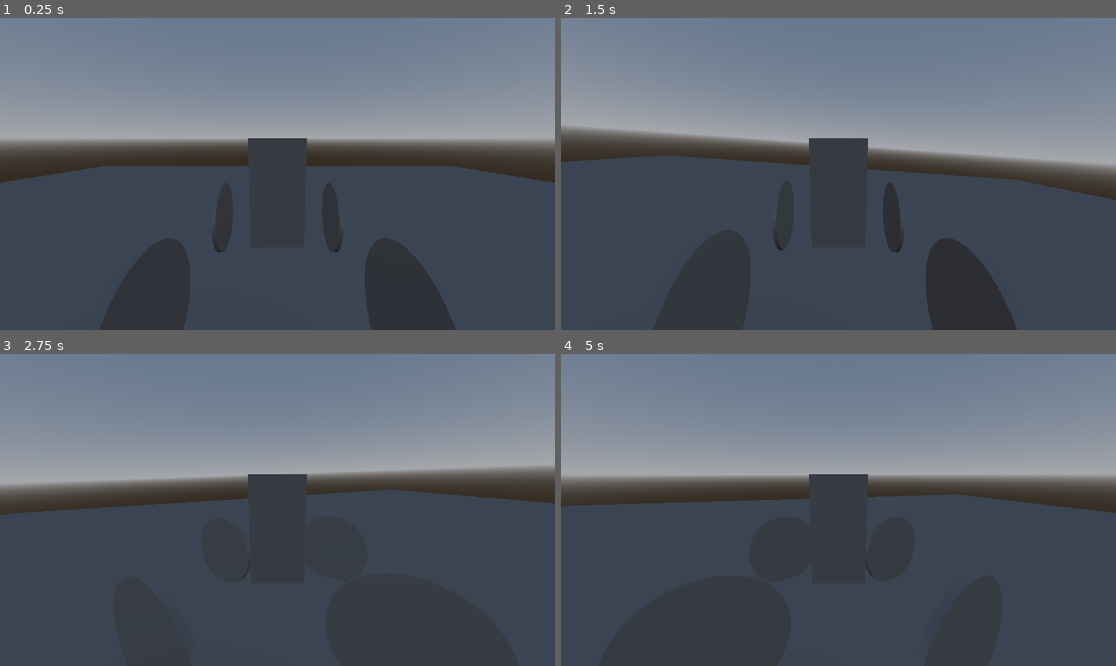
Above: before the commit, frames 1-4 (two rows, left to right).
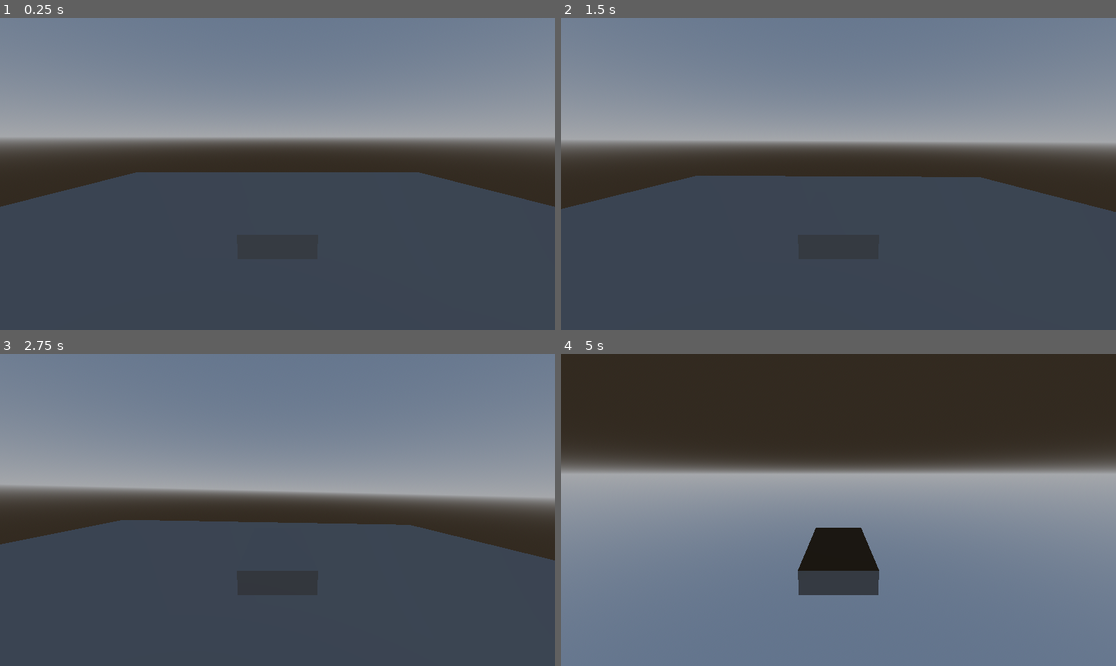
Above: after the commit, the same moments.

Repository: purpletissuebox/gwj80
Game: Godot game, scene res://levels/test_shop/world.tscn
Two runs of this game, one before a commit and one after it. Both use one fixed random seed, a clock stepped at 60 frames per second and the inputs below. This scene is started directly instead of the project's main scene.
Inputs:
- Up to frame 1 (0.25 s): no input
- Up to frame 2 (1.5 s): hold D (turn_right) 0.53-1.28 s; hold W (gas_pedal) 0.53-1.28 s; hold S (brake) from 1.28 s (still down); tap W (gas_pedal) at 1.35 s
- Up to frame 3 (2.75 s): release S (brake) at 2.03 s; hold D (turn_right) from 2.03 s (still down); hold W (gas_pedal) from 2.03 s (still down)
- Up to frame 4 (5 s): release W (gas_pedal) at 2.78 s; tap W (gas_pedal) at 2.85, 4.35 s; release D (turn_right) at 3.53 s; hold W (gas_pedal) 3.53-4.28 s; hold A (turn_left) from 3.53 s (still down)

The runs differ from the first frame. In frame 1, 8.4% of the frame differs, in the area x 0-100%, y 38-100%; in frame 2, 15%; in frame 3, 15%; in frame 4, 98%, in the area x 0-100%, y 0-100%.

Commit message:
i hate the car

Diff:
--- a/actors/player/player.gd
+++ b/actors/player/player.gd
@@ -1,14 +1,25 @@
-extends VehicleBody3D
+class_name ShoppingCart extends RigidBody3D
 
-@onready var vehicle_wheel_3d: VehicleWheel3D = $VehicleWheel3D
+@export var steer_force:Curve
+@export var engine_force:Curve
+const TOP_SPEED:float = 300
+const STEER_RATE:float = PI/4
+const CAR_MASS:float = 100
+const FRONT_TIRES:int = 0
+const BACK_TIRES:int = 2
+const NUM_TIRES:int = 4
 
-func _ready():
-	for i in range(1,4):
-		var new_wheel:VehicleWheel3D = vehicle_wheel_3d.duplicate()
-		new_wheel.position.x *= (-1 if i & 1 else 1)
-		new_wheel.position.z *= (-1 if i & 2 else 1)
-		self.add_child(new_wheel)
+var wheel_angle:float = 0
+var wheels:Array[Vector3]
 
-func _physics_process(delta):
-	self.engine_force = int(Input.is_action_pressed("gas_pedal"))*100
-	self.steering = Input.get_axis("turn_left", "turn_right")
+#func _ready():
+	#var marker_3d: Marker3D = $Marker3D
+	#for i in NUM_TIRES:
+		#var v:Vector3 = marker_3d.position
+		#v.z *= (1 if i&1 else -1)
+		#v.x *= (1 if i&2 else -1)
+		#self.wheels.append(v)
+	#marker_3d.queue_free()
+
+func get_wheel_speed(w:Wheel):
+	return self.linear_velocity + self.angular_velocity.cross(w.position)
--- a/actors/player/player.tscn
+++ b/actors/player/player.tscn
@@ -1,38 +1,55 @@
-[gd_scene load_steps=5 format=3 uid="uid://b6jumyn21c2yk"]
+[gd_scene load_steps=7 format=3 uid="uid://dq4c3i7drdv6x"]
 
-[ext_resource type="Script" uid="uid://c6gtsgibsu8oi" path="res://actors/player/player.gd" id="1_nvxhs"]
+[ext_resource type="Script" uid="uid://dsq5g5rucaagm" path="res://actors/player/player.gd" id="1_nvxhs"]
+[ext_resource type="PackedScene" uid="uid://bg4xosb0ufpgi" path="res://actors/player/wheels/wheel.tscn" id="2_ilk7j"]
 
-[sub_resource type="CylinderShape3D" id="CylinderShape3D_6uhly"]
-height = 1.0
+[sub_resource type="Curve" id="Curve_nvxhs"]
+_data = [Vector2(0.0744681, 0.831461), 0.0, 0.0, 0, 0, Vector2(0.675532, 0.146068), 0.0, 0.0, 0, 0]
+point_count = 2
+
+[sub_resource type="Curve" id="Curve_ilk7j"]
+_data = [Vector2(0.1, 0.5), 0.0, 0.0, 0, 0, Vector2(0.4, 1), 0.0, 0.0, 0, 0, Vector2(0.7, 1), 0.0, 0.0, 0, 0, Vector2(1, 0), -7.68132, 0.0, 0, 0]
+point_count = 4
+metadata/_snap_enabled = true
 
 [sub_resource type="BoxMesh" id="BoxMesh_nvxhs"]
-size = Vector3(0.5, 1, 0.5)
+size = Vector3(3, 0.5, 1.5)
 
-[sub_resource type="CylinderMesh" id="CylinderMesh_nvxhs"]
-height = 0.05
+[sub_resource type="BoxShape3D" id="BoxShape3D_nvxhs"]
+size = Vector3(3, 0.5, 1.5)
 
-[node name="Player" type="VehicleBody3D"]
-mass = 170.071
+[node name="Player" type="RigidBody3D"]
 script = ExtResource("1_nvxhs")
+steer_force = SubResource("Curve_nvxhs")
+engine_force = SubResource("Curve_ilk7j")
 
-[node name="CollisionShape3D" type="CollisionShape3D" parent="."]
-transform = Transform3D(1, 0, 0, 0, 1, 0, 0, 0, 1, 0, 0.485107, 0)
-shape = SubResource("CylinderShape3D_6uhly")
-
-[node name="MeshInstance3D" type="MeshInstance3D" parent="."]
-transform = Transform3D(1, 0, 0, 0, 1, 0, 0, 0, 1, 0, 0.5, 0)
+[node name="Model" type="MeshInstance3D" parent="."]
 mesh = SubResource("BoxMesh_nvxhs")
 
+[node name="Collider" type="CollisionShape3D" parent="."]
+shape = SubResource("BoxShape3D_nvxhs")
+
 [node name="Camera3D" type="Camera3D" parent="."]
-transform = Transform3D(-4.37114e-08, 0.173648, -0.984808, 0, 0.984808, 0.173648, 1, 7.5904e-09, -4.30473e-08, -2, 1, 0)
-current = true
+transform = Transform3D(-4.37114e-08, 0.173648, -0.984808, 0, 0.984808, 0.173648, 1, 7.5904e-09, -4.30473e-08, -5, 2, 0)
 
-[node name="VehicleWheel3D" type="VehicleWheel3D" parent="."]
-transform = Transform3D(-4.37114e-08, 0, 1, 0, 1, 0, -1, 0, -4.37114e-08, 0.877437, 0, -0.797574)
-use_as_traction = true
-use_as_steering = true
-suspension_stiffness = 50.0
+[node name="Marker3D" type="Marker3D" parent="."]
+transform = Transform3D(1, 0, 0, 0, 1, 0, 0, 0, 1, 0.990804, 0, 0.855257)
+visible = false
 
-[node name="MeshInstance3D" type="MeshInstance3D" parent="VehicleWheel3D"]
-transform = Transform3D(-4.37114e-08, 1, -4.37114e-08, 0, -4.37114e-08, -1, -1, -4.37114e-08, 1.91069e-15, 0, 0, 0)
-mesh = SubResource("CylinderMesh_nvxhs")
+[node name="Wheel" parent="." node_paths=PackedStringArray("car_body") instance=ExtResource("2_ilk7j")]
+transform = Transform3D(1, 0, 0, 0, 1, 0, 0, 0, 1, 1.2, -0.2, 0.7)
+car_body = NodePath("..")
+
+[node name="Wheel2" parent="." node_paths=PackedStringArray("car_body") instance=ExtResource("2_ilk7j")]
+transform = Transform3D(1, 0, 0, 0, 1, 0, 0, 0, 1, 1.2, -0.2, -0.7)
+car_body = NodePath("..")
+
+[node name="Wheel3" parent="." node_paths=PackedStringArray("car_body") instance=ExtResource("2_ilk7j")]
+transform = Transform3D(1, 0, 0, 0, 1, 0, 0, 0, 1, -1.5, -0.2, 0.7)
+car_body = NodePath("..")
+back_tire = true
+
+[node name="Wheel4" parent="." node_paths=PackedStringArray("car_body") instance=ExtResource("2_ilk7j")]
+transform = Transform3D(1, 0, 0, 0, 1, 0, 0, 0, 1, -1.5, -0.2, -0.7)
+car_body = NodePath("..")
+back_tire = true
--- /dev/null
+++ b/actors/player/wheels/wheel.gd
@@ -0,0 +1,72 @@
+class_name Wheel extends RayCast3D
+
+@export var car_body:ShoppingCart
+@export var back_tire:bool
+@export_range(0,100,1) var suspension_strength:float
+@export_range(0,1,0.01) var suspension_damping:float
+@export var steer_force:Curve
+@export var engine_force:Curve
+
+@onready var visual_r: RayCast3D = $right
+@onready var visual_g: RayCast3D = $up
+@onready var visual_b: RayCast3D = $fwd
+
+var velocity:Vector3
+var g_position:Vector3
+var orientation:Basis
+
+func _physics_process(delta):
+	if !self.is_colliding():
+		self.visual_g.target_position = Vector3.ZERO
+		self.visual_b.target_position = Vector3.ZERO
+		self.visual_r.target_position = Vector3.ZERO
+		return
+
+	self.velocity = self.car_body.get_wheel_speed(self)
+	self.orientation = get_global_transform().basis
+	self.g_position = get_global_position()
+
+	var v:Vector3 = Vector3.ZERO
+	self.visual_g.target_position = self.suspension().length()*Vector3.UP
+	self.visual_b.target_position = self.engine().length()*Vector3.FORWARD
+	self.visual_r.target_position = self.steer(delta).length()*Vector3.RIGHT
+
+	v += self.suspension()
+	v += self.engine()
+	v += self.steer(delta)
+	self.car_body.apply_force(v, self.g_position)
+
+func suspension():
+	var upwards:Vector3 = self.orientation.y
+	var free_end:Vector3 = self.g_position + self.target_position
+	var col = self.get_collision_point()
+	var sink_length:float = (self.get_collision_point() - free_end).length()
+
+	var spring_force = sink_length*self.suspension_strength
+	var damp_force = self.velocity.dot(upwards)*self.suspension_damping
+
+	return upwards*(spring_force - damp_force)
+
+func steer(delta):
+	return Vector3.ZERO
+	var amount = Input.get_axis("turn_right", "turn_left")
+	if !self.back_tire:
+		self.rotation.y = move_toward(self.rotation.y, amount*PI/8, delta*PI/4)
+
+	var rightward = self.orientation.z
+	var slide_speed:float = self.velocity.dot(rightward)
+	var slide_ratio:float = slide_speed/self.velocity.length()
+	var grip_factor:float = self.steer_force.sample(slide_ratio)
+	var grip_speed_change:float = slide_speed*grip_factor*-1
+	var grip_acceleration:float = grip_speed_change/delta
+	return rightward*grip_acceleration
+
+func engine():
+	return Vector3.ZERO
+	var amount = Input.get_axis("brake", "gas_pedal")
+	var forwards:Vector3 = self.orientation.x
+
+	var car_speed:float = self.car_body.linear_velocity.dot(self.car_body.global_basis.x)
+	var norm_speed:float = abs(car_speed)/300
+	var power = self.engine_force.sample(norm_speed)
+	return forwards*power*amount
--- /dev/null
+++ b/actors/player/wheels/wheel.tscn
@@ -0,0 +1,38 @@
+[gd_scene load_steps=4 format=3 uid="uid://bg4xosb0ufpgi"]
+
+[ext_resource type="Script" uid="uid://bo8etu6uo4v7g" path="res://actors/player/wheels/wheel.gd" id="1_q1ljj"]
+
+[sub_resource type="Curve" id="Curve_q1ljj"]
+_data = [Vector2(0.2, 0.7), 0.0, 0.0, 0, 0, Vector2(0.7, 0.2), 0.0, 0.0, 0, 0]
+point_count = 2
+metadata/_snap_enabled = true
+
+[sub_resource type="Curve" id="Curve_1usxk"]
+_data = [Vector2(0.1, 0.5), 0.0, 0.0, 0, 0, Vector2(0.4, 0.9), 0.0, 0.0, 0, 0, Vector2(0.7, 0.9), 0.0, 0.0, 0, 0, Vector2(1, 0), 0.0, 0.0, 0, 0]
+point_count = 4
+metadata/_snap_enabled = true
+
+[node name="Wheel" type="RayCast3D"]
+debug_shape_thickness = 1
+script = ExtResource("1_q1ljj")
+suspension_strength = 5.0
+steer_force = SubResource("Curve_q1ljj")
+engine_force = SubResource("Curve_1usxk")
+
+[node name="up" type="RayCast3D" parent="."]
+target_position = Vector3(0, 0, 0)
+collision_mask = 0
+debug_shape_custom_color = Color(0, 1, 0, 1)
+debug_shape_thickness = 5
+
+[node name="right" type="RayCast3D" parent="."]
+target_position = Vector3(0, 0, 0)
+collision_mask = 0
+debug_shape_custom_color = Color(1, 0, 0, 1)
+debug_shape_thickness = 5
+
+[node name="fwd" type="RayCast3D" parent="."]
+target_position = Vector3(0, 0, 0)
+collision_mask = 0
+debug_shape_custom_color = Color(0, 0, 1, 1)
+debug_shape_thickness = 5
Not shown, changed: actors/player/player.gd.uid
Not shown, added: actors/player/wheels/wheel.gd.uid
